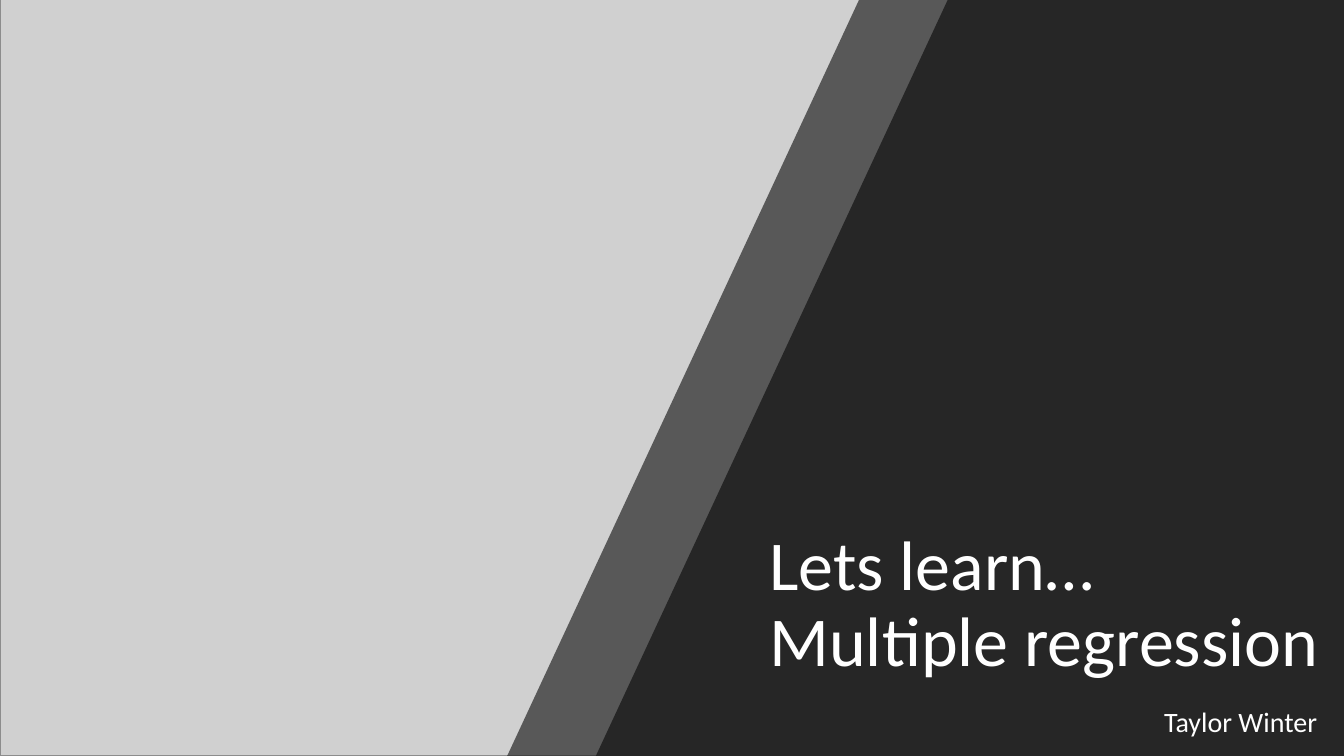
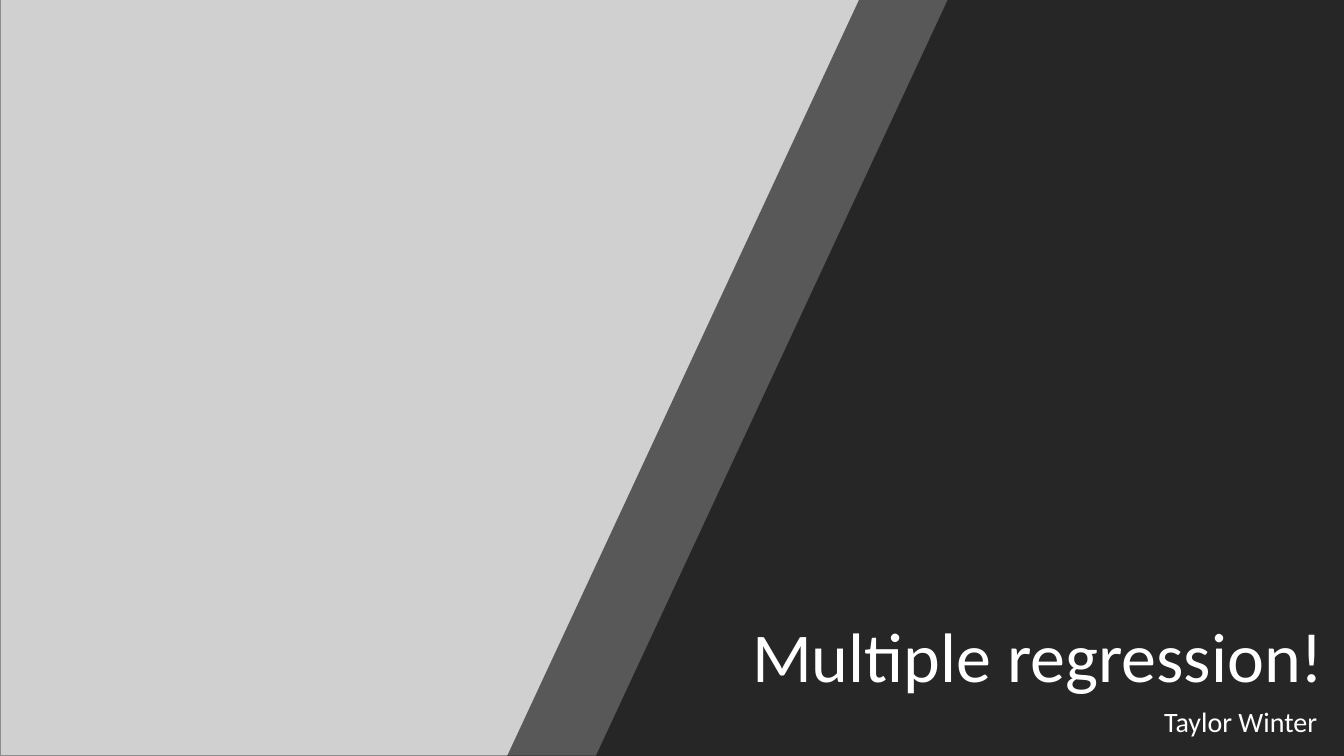
Before and after one commit to haututu/regressionLectures, a slide deck: slide 1 of regression_l1.pptx. Drawn at 1344x756 pixels with LibreOffice and Linux fonts; fonts in the diff are those of the drawing; grey boxes stand for pictures. Boxes give left, top, right and bottom in pixels: in the first picture for what was removed or moved away, otherwise in the second. Text is boxed around its words. In the diff, an @@ line names an element or a change of style, - is before the commit and + after.

```diff
--- a/regression_l1.pptx
+++ b/regression_l1.pptx
@@ title at bbox=[752, 633, 1324, 694]: text changed @@
-Lets learn…
-Multiple regression
+Multiple regression!
```
Also in this commit, not shown: 5 other slides changed, 20 slides added, 1 slide removed, 14 other files.
